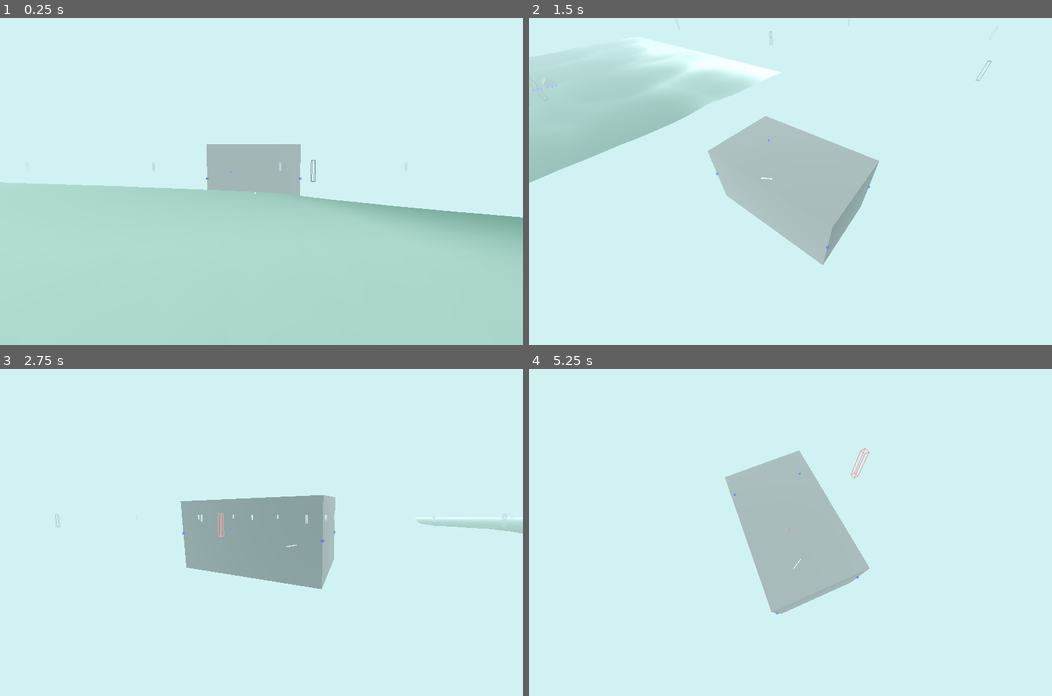
Above: before the commit, frames 1-4 (two rows, left to right).
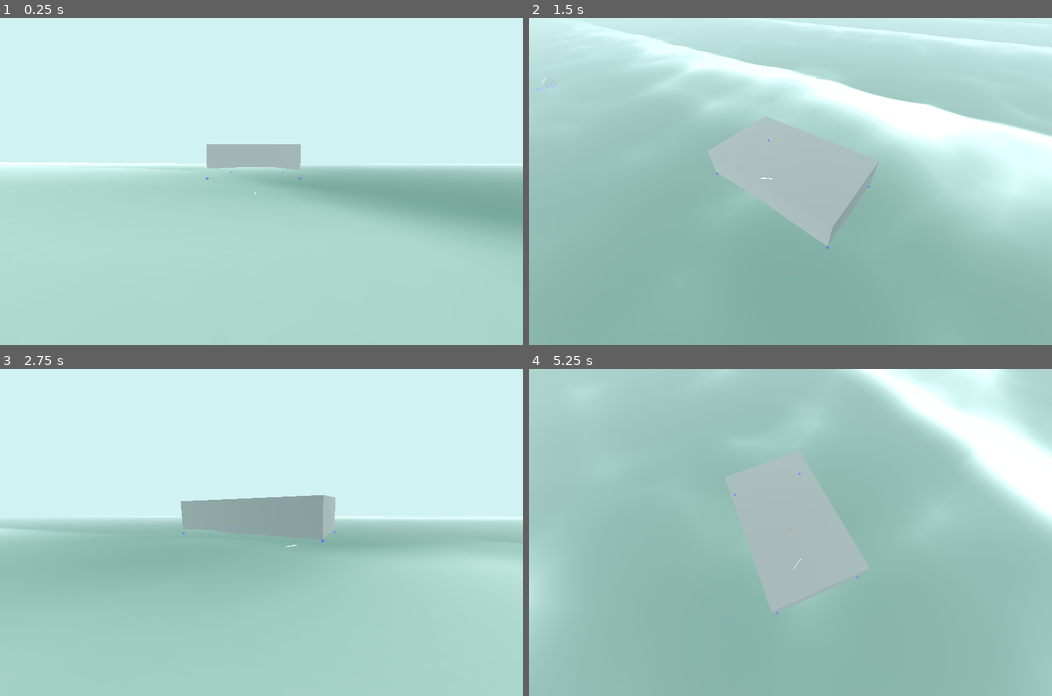
Above: after the commit, the same moments.

Repository: anthonyec/230904_godot_boat_game
Game: Godot game, scene res://main.tscn
Same seed, same stepped clock (60 frames per second), same inputs: the game is played once before the commit and once after it.
Inputs (mouse positions are in pixels of both pictures, inside the frame that each line leads up to):
- Up to frame 1 (0.25 s): no input
- Up to frame 2 (1.5 s): move the mouse to (905, 165) at 0.52 s; hold Right (ui_right) 0.53-1.28 s; move the mouse to (685, 197) at 1.27 s; hold Left (ui_left) from 1.28 s (still down)
- Up to frame 3 (2.75 s): move the mouse to (313, 460) at 2.02 s; release Left (ui_left) at 2.03 s; hold Right (ui_right) from 2.03 s (still down)
- Up to frame 4 (5.25 s): move the mouse to (764, 597) at 2.77 s; release Right (ui_right) at 2.78 s; hold Up (ui_up) 2.78-3.53 s; move the mouse to (947, 581) at 3.52 s; hold Left (ui_left) from 3.53 s (still down); move the mouse to (633, 483) at 4.27 s; move the mouse to (816, 532) at 5.02 s

The runs differ from the first frame. In frame 1, 7.2% of the frame differs, in the area x 0-100%, y 43-61%; in frame 2, 65%; in frame 3, 50%; in frame 4, 88%, in the area x 0-100%, y 0-100%.

Commit message:
Infinite waves!

Diff:
--- a/entities/ocean/ocean.gd
+++ b/entities/ocean/ocean.gd
@@ -6,11 +6,20 @@
 
 var plane_width: float = 50
 var plane_height: float = 50
-var max_planes: int = 6
+var max_planes: int = 10 # Even numbers work best for even spread around camera.
 
 var last_call_time: int = 0
 var image: Image
 var image_size: Vector2
+var planes: Array[MeshInstance3D] = []
+
+func _ready() -> void:
+	var number_of_planes = max_planes * max_planes
+
+	for index in number_of_planes:
+		var duplicated_plane = plane.duplicate()
+		add_child(duplicated_plane)
+		planes.append(duplicated_plane)
 
 func _process(delta: float) -> void:
 	var now = Time.get_ticks_msec()
@@ -31,15 +40,14 @@
 		round(camera.global_position.z / plane_height) * plane_height,
 	)
 
-	DebugDraw.draw_box(nearest_plane_position, Vector3(0.5, 3, 0.5), Color.RED)
+	var index: int = 0
 
 	for x in range(-max_planes / 2, max_planes / 2):
 		for z in range(-max_planes / 2, max_planes / 2):
-			if x == 0 and z == 0:
-				continue
+			var surrounding_plane_position = nearest_plane_position - Vector3(plane_width * x, 0, plane_height * z)
 
-			var surrounding_plane_position = nearest_plane_position - Vector3(plane_width * x, 0, plane_height * z)
-			DebugDraw.draw_box(surrounding_plane_position, Vector3(0.5, 3, 0.5), Color.BLACK)
+			planes[index].global_position = surrounding_plane_position
+			index += 1
 
 func get_position_on_plane(other_position: Vector3) -> Vector2:
 	return Vector2(
--- a/entities/ocean/simulation.tres
+++ b/entities/ocean/simulation.tres
@@ -157,7 +157,7 @@
 
 }
 "
-graph_offset = Vector2(-2487.86, 303.51)
+graph_offset = Vector2(-2041.4, 947.209)
 mode = 1
 flags/light_only = false
 nodes/fragment/0/position = Vector2(-900, 160)
